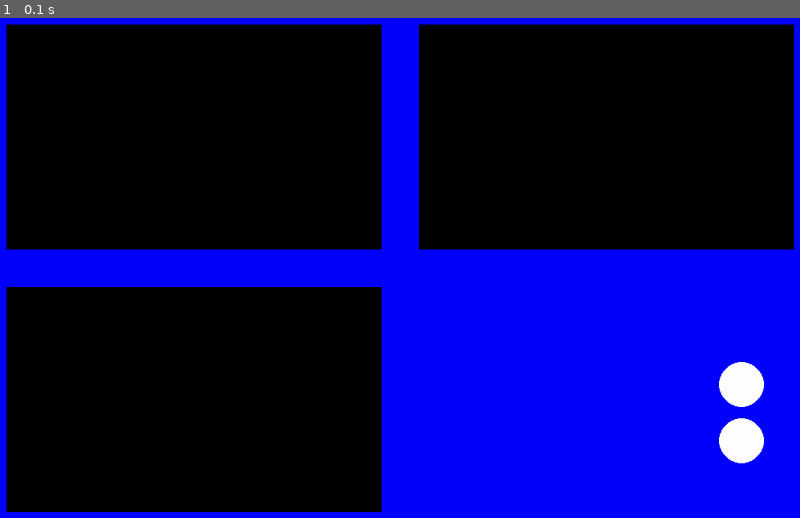
Above: before the commit, frame 1.
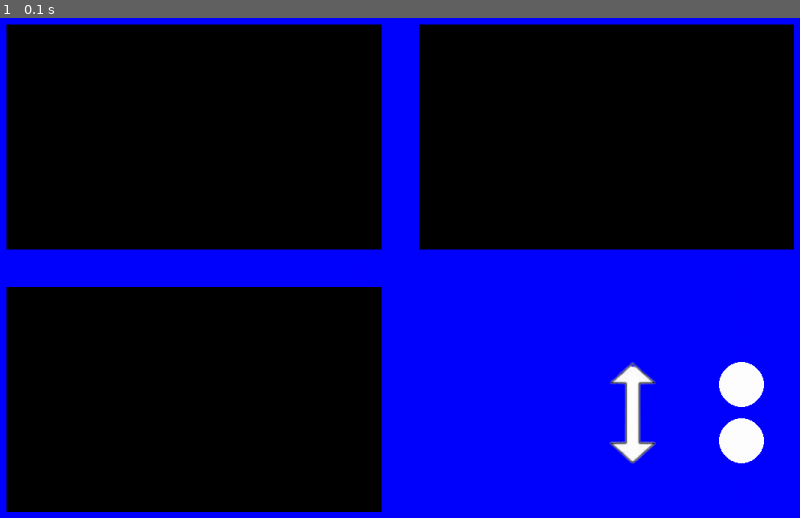
Above: after the commit, the same moment.

Repository: 1053079/MQTT-Crane
Game: pygame game, started from UserInterface/UI.py
The game is run twice, just before and just after one commit, with the same random seed, the same clock (stepped at 60 frames per second) and the same inputs.
Inputs:
- Up to frame 1 (0.1 s): no input

The runs differ from the first frame. In frame 1, 0.5% of the frame differs, in the area x 76-82%, y 68-90%.

Commit message:
load in a picture.. of arrow

Diff:
--- a/User Interface/UI.py
+++ b/UserInterface/UI.py
@@ -1,5 +1,7 @@
 import pygame
+import os
 
+# Initialize pygame
 pygame.init()
 
 # Creates the screen allows you to change the (Width, Height) in px.
@@ -19,13 +21,13 @@
 view2 = pygame.Surface([500,300])
 view3 = pygame.Surface([500,300])
 
-# controls
+# Controls
 
 # WASD arrows
 # Work in Progress...
 
 # Arrow in middle
-# Is this for adjusting the speed?
+arrow = pygame.image.load('UserInterface/arrowKey.png')
 
 # circle buttons
 circle = pygame.Surface((60,60), pygame.SRCALPHA)
@@ -44,6 +46,7 @@
     screen.blit(view2, (600,50))
     screen.blit(view3, (50,400))
 
+    screen.blit(arrow, (850, 500))
     # blits the circles to screen
     screen.blit(circle, (1000,500))
     screen.blit(circle2, (1000,575))
Binary file added: UserInterface/arrowKey.png
